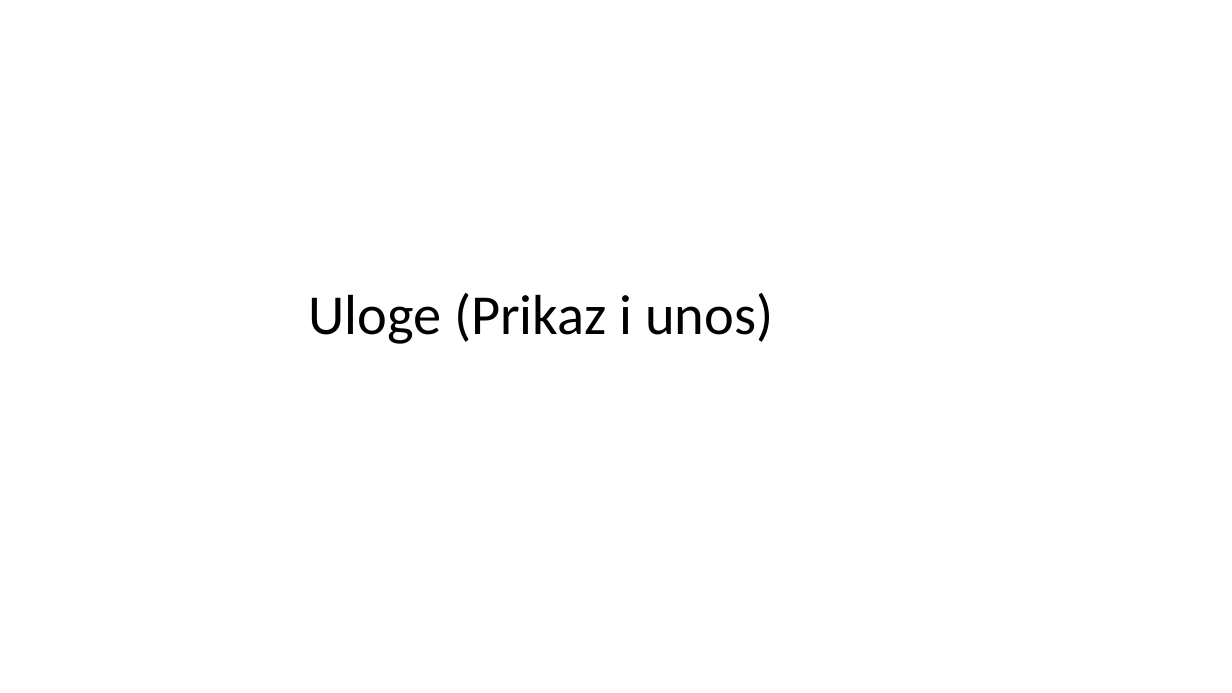
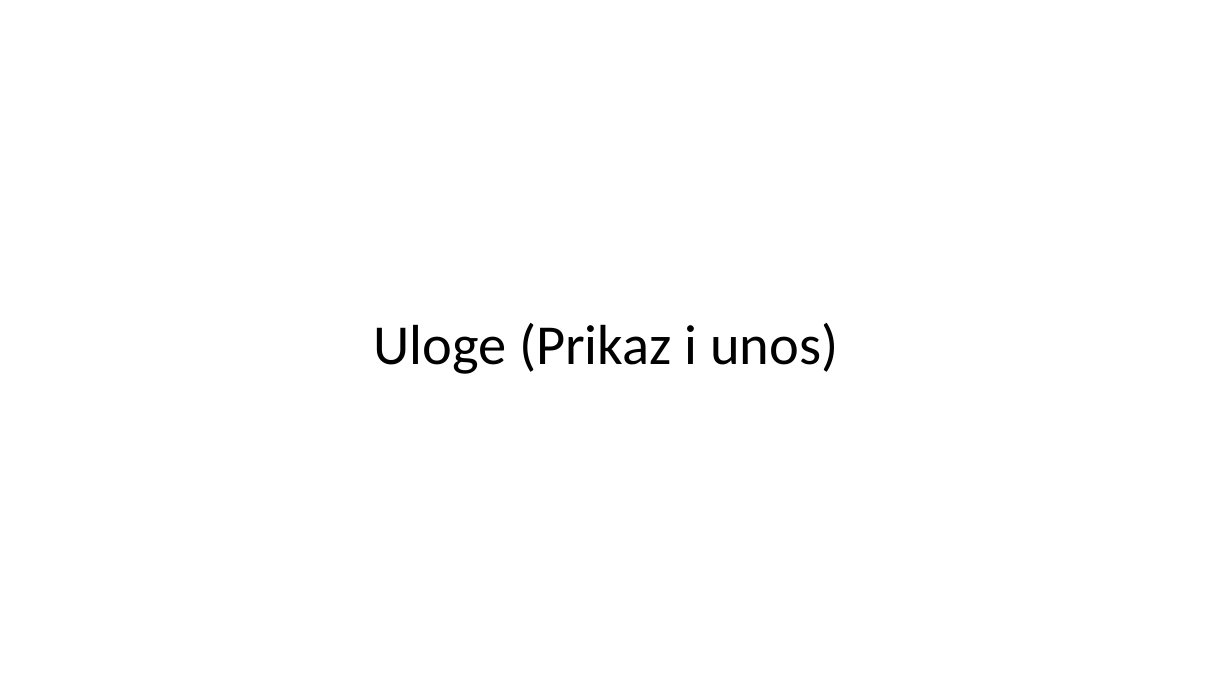
Before and after one commit to edin-3031/Projektna_Organizacija, a slide deck: slide 13 of Projektna organizacija.pptx. Drawn at 1232x693 pixels with LibreOffice and Linux fonts; fonts in the diff are those of the drawing. Boxes give left, top, right and bottom in pixels: in the first picture for what was removed or moved away, otherwise in the second. Text is boxed around its words. In the diff, an @@ line names an element or a change of style, - is before the commit and + after.

```diff
--- a/Projektna organizacija.pptx
+++ b/Projektna organizacija.pptx
@@ title "Uloge (Prikaz i unos)": place and size @@
-title "Uloge (Prikaz i unos)" at (308, 293, 773, 344)
+title "Uloge (Prikaz i unos)" at (373, 323, 838, 374)
```
Also in this commit, not shown: 7 other slides changed, 1 slide added, 1 slide removed, 19 other files.
